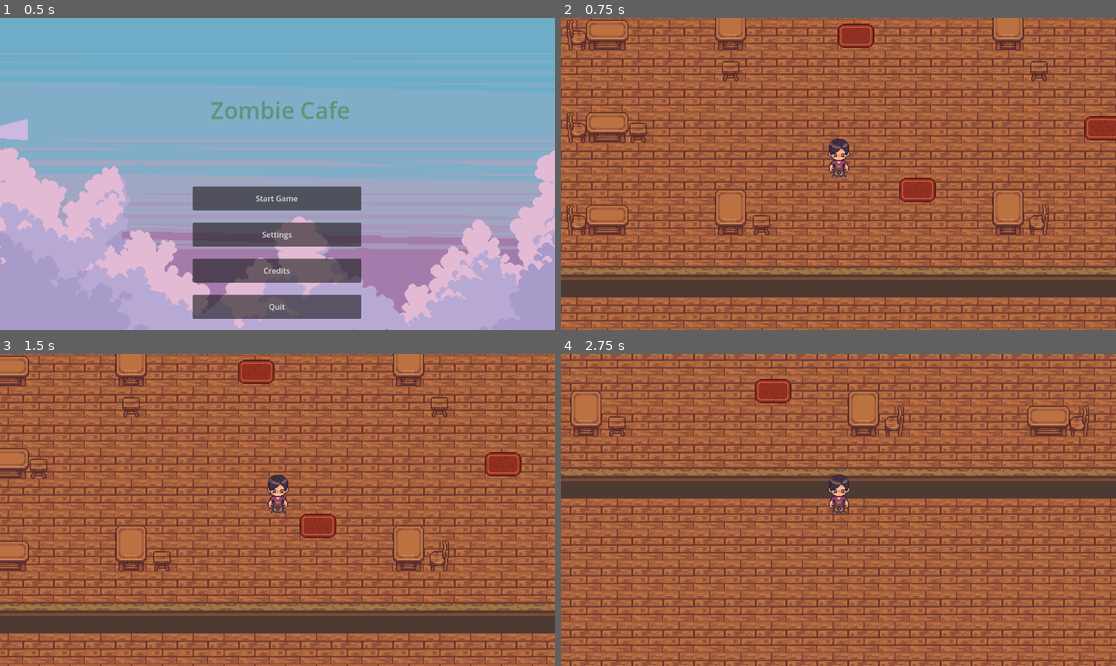
Above: before the commit, frames 1-4 (two rows, left to right).
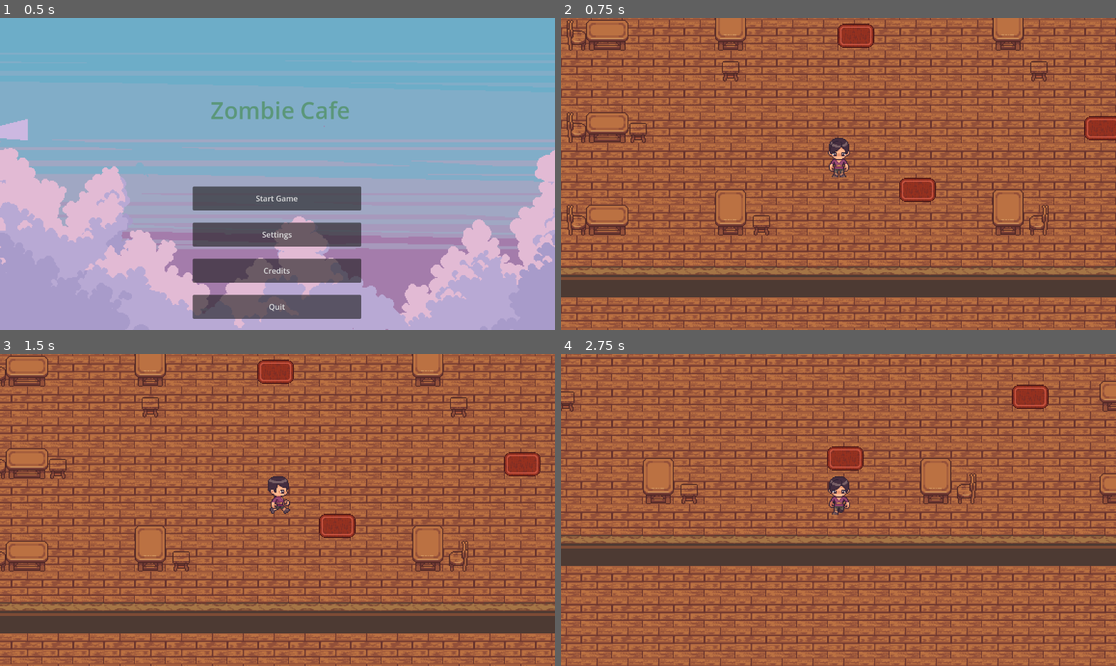
Above: after the commit, the same moments.

Repository: ratgaw/ZombieCafe
Game: Godot game, scene res://Scenes/main_menu.tscn
Same seed, same stepped clock (60 frames per second), same inputs: the game is played once before the commit and once after it.
Inputs:
- Up to frame 1 (0.5 s): no input
- Up to frame 2 (0.75 s): click "Start Game" at 0.5 s
- Up to frame 3 (1.5 s): hold D (move_right) from 1.28 s (still down)
- Up to frame 4 (2.75 s): release D (move_right) at 2.03 s; hold S (move_down) from 2.03 s (still down)

Frame 1 is identical in both runs. In frame 2, 0.2% of the frame differs, in the area x 48-53%, y 38-50%; in frame 3, 22%; in frame 4, 54%, in the area x 0-100%, y 0-100%.

Commit message:
Walk/Idle Animations
Added walk/idle animations for each direction.

Diff:
--- a/Main_Menu/Scenes/peasant_1.gd
+++ b/Main_Menu/Scenes/peasant_1.gd
@@ -1,27 +1,42 @@
 extends CharacterBody2D
 class_name Peasant_1
 
+@onready var animations: AnimatedSprite2D = $Animations
 signal Order_Taken (Order_Taken : bool)
 signal Order_Fulfilled (Order_Fufilled : bool)
 
 #speed for test player movement function
-@export var speed: float = 200.0
+@export var speed: float = 100.0
 
-#function controlling player test movement
-func _physics_process(delta: float) -> void:
+#function controlling player test movement & walk/idle animations
+func _physics_process(_float):
 	var direction := Vector2.ZERO
 
+#Moves/plays walk animation on peasant depending on keystroke
 	if Input.is_action_pressed("move_down"):
-		direction.y += 0.75
+		direction.y += 1
+		$Animations.animation = "Walk_Down"
 	if Input.is_action_pressed("move_up"):
-		direction.y -= 0.75
+		direction.y -= 1
+		$Animations.animation = "Walk_Up"
 	if Input.is_action_pressed("move_left"):
-		direction.x -= 0.75
+		direction.x -= 1
+		$Animations.animation = "Walk_Left"
 	if Input.is_action_pressed("move_right"):
-		direction.x += 0.75
+		direction.x += 1
+		$Animations.animation = "Walk_Right"
 	if direction != Vector2.ZERO:
 		direction = direction.normalized()
 
 	velocity = direction * speed
+	move_and_slide()
 
-	move_and_slide()
+#Returns peasant to idle animation depending on last direction moved
+	if Input.is_action_just_released("move_down"):
+		$Animations.animation = "Idle_Front"
+	if Input.is_action_just_released("move_up"):
+		$Animations.animation = "Idle_Back"
+	if Input.is_action_just_released("move_left"):
+		$Animations.animation = "Idle_Left"
+	if Input.is_action_just_released("move_right"):
+		$Animations.animation = "Idle_Right"
--- a/Main_Menu/Scenes/peasant_1.tscn
+++ b/Main_Menu/Scenes/peasant_1.tscn
@@ -79,6 +79,70 @@
 atlas = ExtResource("1_ig52h")
 region = Rect2(720, 96, 48, 48)
 
+[sub_resource type="AtlasTexture" id="AtlasTexture_dh10m"]
+atlas = ExtResource("1_ig52h")
+region = Rect2(0, 144, 48, 48)
+
+[sub_resource type="AtlasTexture" id="AtlasTexture_7uuvg"]
+atlas = ExtResource("1_ig52h")
+region = Rect2(48, 144, 48, 48)
+
+[sub_resource type="AtlasTexture" id="AtlasTexture_tcrub"]
+atlas = ExtResource("1_ig52h")
+region = Rect2(96, 144, 48, 48)
+
+[sub_resource type="AtlasTexture" id="AtlasTexture_y1pqf"]
+atlas = ExtResource("1_ig52h")
+region = Rect2(144, 144, 48, 48)
+
+[sub_resource type="AtlasTexture" id="AtlasTexture_j2caq"]
+atlas = ExtResource("1_ig52h")
+region = Rect2(384, 144, 48, 48)
+
+[sub_resource type="AtlasTexture" id="AtlasTexture_kwddt"]
+atlas = ExtResource("1_ig52h")
+region = Rect2(432, 144, 48, 48)
+
+[sub_resource type="AtlasTexture" id="AtlasTexture_lnhk1"]
+atlas = ExtResource("1_ig52h")
+region = Rect2(480, 144, 48, 48)
+
+[sub_resource type="AtlasTexture" id="AtlasTexture_nagpu"]
+atlas = ExtResource("1_ig52h")
+region = Rect2(528, 144, 48, 48)
+
+[sub_resource type="AtlasTexture" id="AtlasTexture_fpwtv"]
+atlas = ExtResource("1_ig52h")
+region = Rect2(576, 144, 48, 48)
+
+[sub_resource type="AtlasTexture" id="AtlasTexture_ay66i"]
+atlas = ExtResource("1_ig52h")
+region = Rect2(624, 144, 48, 48)
+
+[sub_resource type="AtlasTexture" id="AtlasTexture_edph2"]
+atlas = ExtResource("1_ig52h")
+region = Rect2(672, 144, 48, 48)
+
+[sub_resource type="AtlasTexture" id="AtlasTexture_r88ww"]
+atlas = ExtResource("1_ig52h")
+region = Rect2(720, 144, 48, 48)
+
+[sub_resource type="AtlasTexture" id="AtlasTexture_ctcjb"]
+atlas = ExtResource("1_ig52h")
+region = Rect2(192, 144, 48, 48)
+
+[sub_resource type="AtlasTexture" id="AtlasTexture_f8f2g"]
+atlas = ExtResource("1_ig52h")
+region = Rect2(240, 144, 48, 48)
+
+[sub_resource type="AtlasTexture" id="AtlasTexture_5pax1"]
+atlas = ExtResource("1_ig52h")
+region = Rect2(288, 144, 48, 48)
+
+[sub_resource type="AtlasTexture" id="AtlasTexture_keqdy"]
+atlas = ExtResource("1_ig52h")
+region = Rect2(336, 144, 48, 48)
+
 [sub_resource type="SpriteFrames" id="SpriteFrames_ywo1y"]
 animations = [{
 "frames": [{
@@ -174,6 +238,74 @@
 }],
 "loop": true,
 "name": &"Idle_Right",
+"speed": 5.0
+}, {
+"frames": [{
+"duration": 1.0,
+"texture": SubResource("AtlasTexture_dh10m")
+}, {
+"duration": 1.0,
+"texture": SubResource("AtlasTexture_7uuvg")
+}, {
+"duration": 1.0,
+"texture": SubResource("AtlasTexture_tcrub")
+}, {
+"duration": 1.0,
+"texture": SubResource("AtlasTexture_y1pqf")
+}],
+"loop": true,
+"name": &"Walk_Down",
+"speed": 5.0
+}, {
+"frames": [{
+"duration": 1.0,
+"texture": SubResource("AtlasTexture_j2caq")
+}, {
+"duration": 1.0,
+"texture": SubResource("AtlasTexture_kwddt")
+}, {
+"duration": 1.0,
+"texture": SubResource("AtlasTexture_lnhk1")
+}, {
+"duration": 1.0,
+"texture": SubResource("AtlasTexture_nagpu")
+}],
+"loop": true,
+"name": &"Walk_Left",
+"speed": 5.0
+}, {
+"frames": [{
+"duration": 1.0,
+"texture": SubResource("AtlasTexture_fpwtv")
+}, {
+"duration": 1.0,
+"texture": SubResource("AtlasTexture_ay66i")
+}, {
+"duration": 1.0,
+"texture": SubResource("AtlasTexture_edph2")
+}, {
+"duration": 1.0,
+"texture": SubResource("AtlasTexture_r88ww")
+}],
+"loop": true,
+"name": &"Walk_Right",
+"speed": 5.0
+}, {
+"frames": [{
+"duration": 1.0,
+"texture": SubResource("AtlasTexture_ctcjb")
+}, {
+"duration": 1.0,
+"texture": SubResource("AtlasTexture_f8f2g")
+}, {
+"duration": 1.0,
+"texture": SubResource("AtlasTexture_5pax1")
+}, {
+"duration": 1.0,
+"texture": SubResource("AtlasTexture_keqdy")
+}],
+"loop": true,
+"name": &"Walk_Up",
 "speed": 5.0
 }]
 
@@ -184,12 +316,11 @@
 motion_mode = 1
 script = ExtResource("1_8dytm")
 
-[node name="AnimatedSprite2D" type="AnimatedSprite2D" parent="."]
+[node name="Animations" type="AnimatedSprite2D" parent="."]
 position = Vector2(0, -69)
 sprite_frames = SubResource("SpriteFrames_ywo1y")
-animation = &"Idle_Front"
+animation = &"Idle_Back"
 autoplay = "Idle_Front"
-frame_progress = 0.31601194
 
 [node name="CollisionShape2D" type="CollisionShape2D" parent="."]
 position = Vector2(0.5, -66.5)
Not shown: 1 places in Main_Menu/Scenes/peasant_1.tscn that only renumber resources
